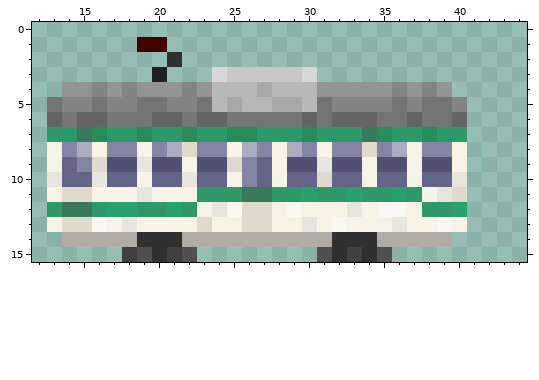
Pixel-art file -- src/trams/kumamoto/1350/kuma1350_purchase.aseprite. Above is the file before it was changed.
76x16 pixels, 1 frame. Shown: x 12..44, y 0..15.
Once edited:
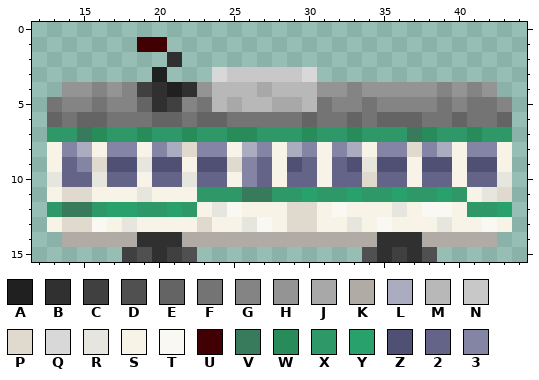
Palette (. is transparent): A #202020  B #303030  C #404040  D #505050  E #646464  F #747474  G #848484  H #949494  J #a8a8a8  K #b0aba5  L #acacc0  M #b8b8b8  N #c8c8c8  P #e0dace  Q #d8d8d8  R #e6e6de  S #f7f3e7  T #f9f8f3  U #400004  V #387b5c  W #288c5a  X #2e9868  Y #28a16c  Z #505074  2 #646488  3 #8484a4
Edits made:
Changed rows in their new state; - is an unchanged pixel.
Layer "1350":
first column x 19:
 4 CBAB----------G--H-HGHGH-
 5 EBC------------F-G-G--FFG
 6 -------------F-FEE----FFE
 7 --------------WXX-V---WXX
 8 --------------LS-3P-L-33S
 9 -----------2S2-R------ZZS
10 ------------S--P-----S22R
11 -------------------XYXSRP
12 -------SS-PP-TS-SR-TTSXXY
13 -------RT-PP-SR-TS--R-STS
14 -------------KKKBBB--KKK-
15 ------------...DBCBD-----
